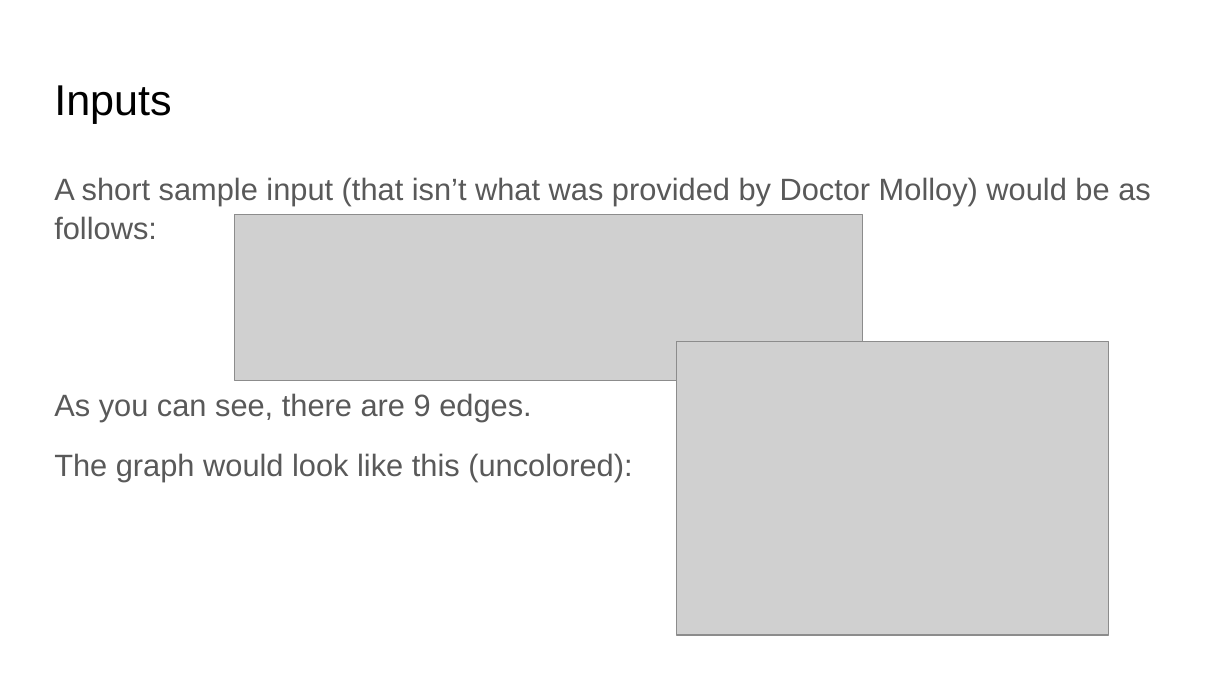
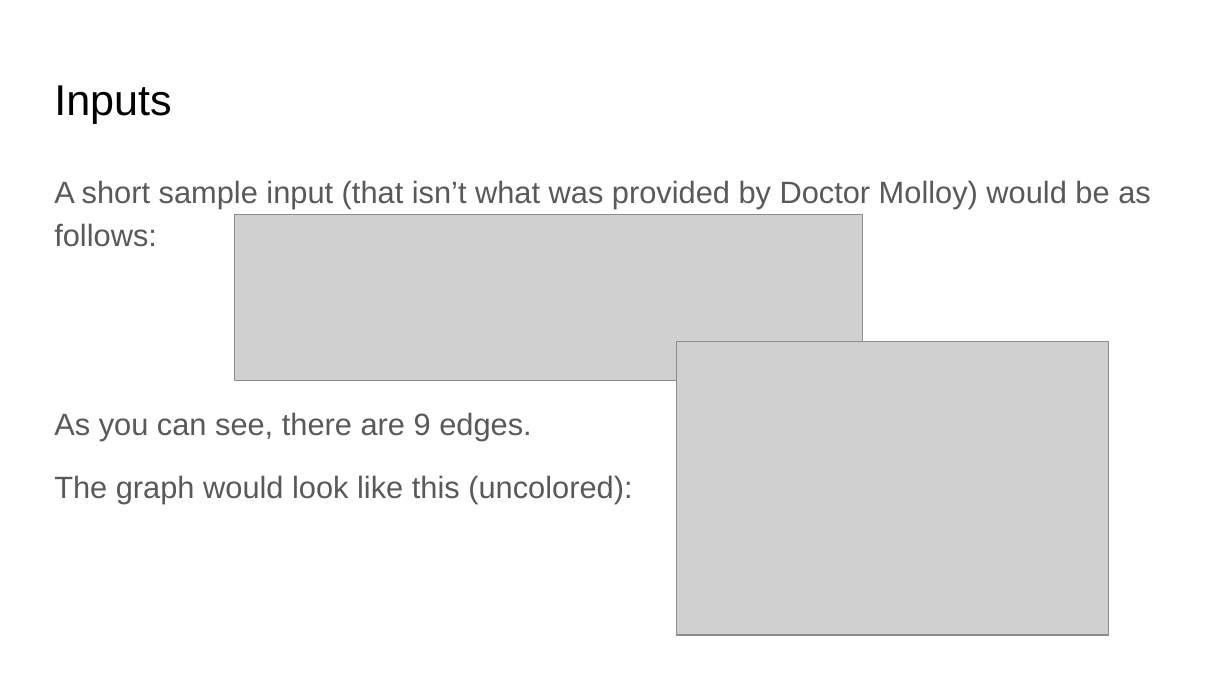
Before and after one commit to dballard10/CS412NPCompleteProject, a slide deck: slide 3 of presentations/problem_presentation.pptx. Drawn at 1232x693 pixels with LibreOffice and Linux fonts; fonts in the diff are those of the drawing; grey boxes stand for pictures. Boxes give left, top, right and bottom in pixels: in the first picture for what was removed or moved away, otherwise in the second. Text is boxed around its words. In the diff, an @@ line names an element or a change of style, - is before the commit and + after.

```diff
--- a/presentations/problem_presentation.pptx
+++ b/presentations/problem_presentation.pptx
@@ text "A short sample input (that ..." at (54,180,1151,504): line spacing 1.05 to 1.15 @@
```
Also in this commit, not shown: 1 other slide changed, 1 other file.
